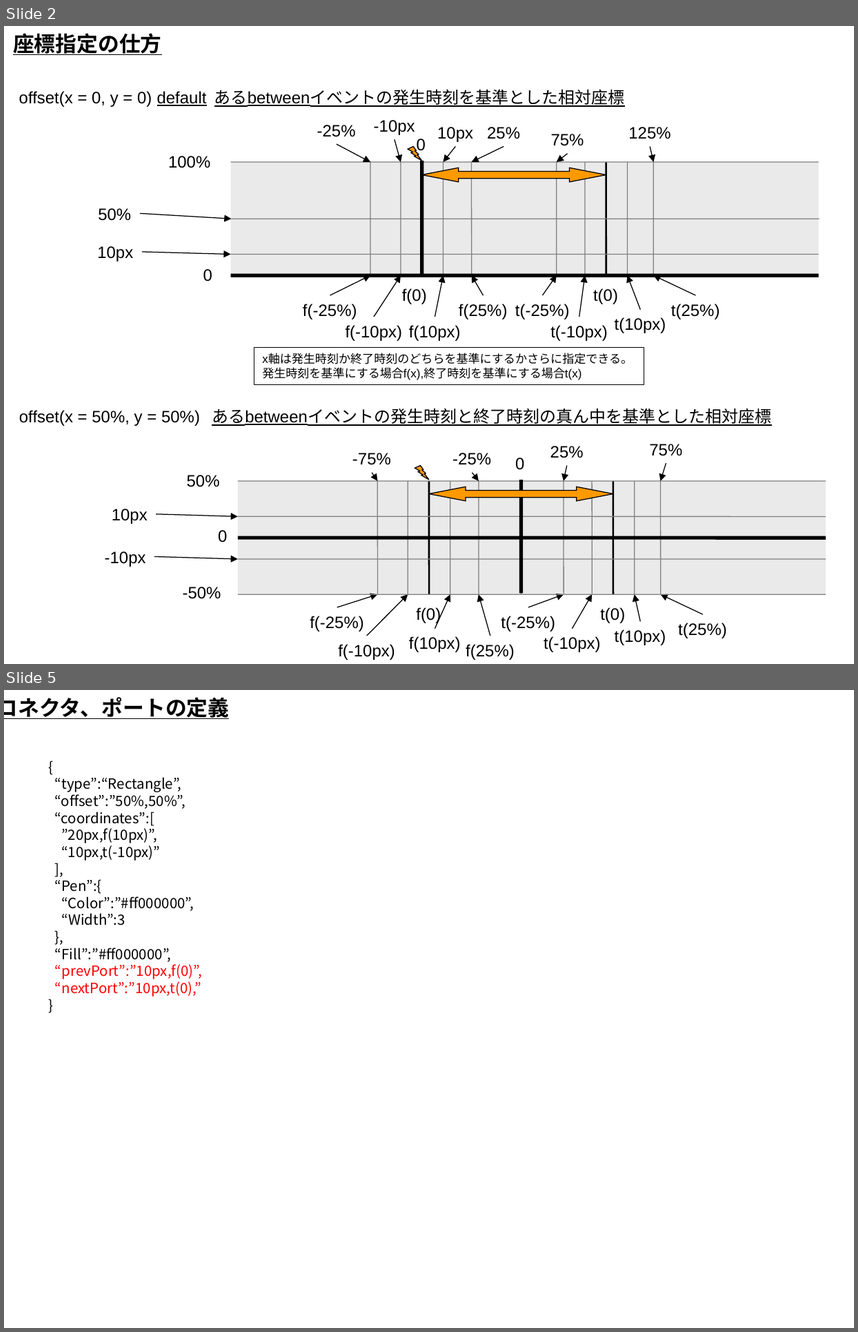
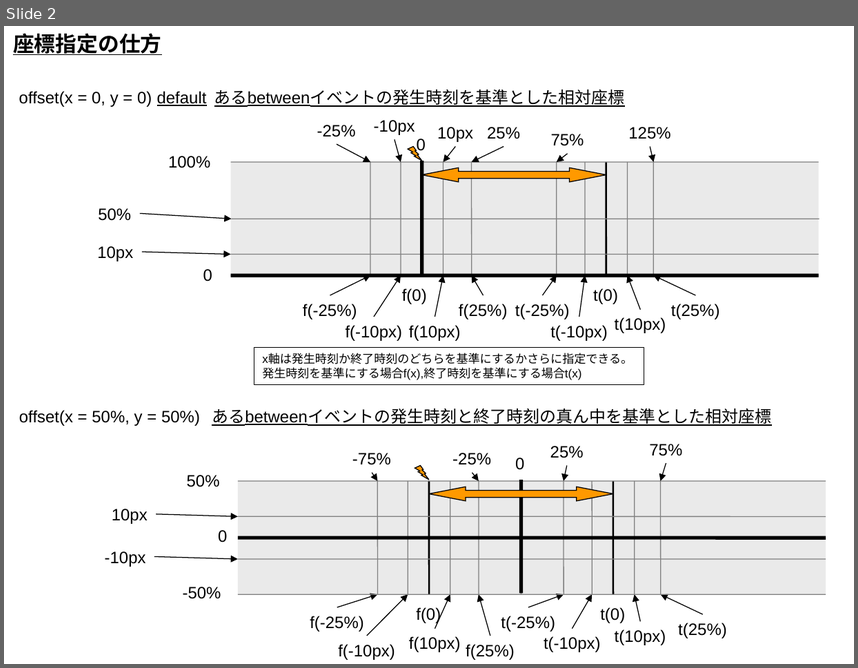
Before and after one commit to YixiaoLi/tlv4mc, a slide deck: TLV/doc/設計/可視化ルール構想.ppt. Shown one above the other, each under a label of ours: slides 2 and 5 before the commit, slide 2 after it; the slides between them are not shown. The pictures are 858x1332 and 858x668 pixels, drawn with LibreOffice and Linux fonts; fonts in the diff are those of the drawing. Boxes give left, top, right and bottom in pixels: in the first picture for what was removed or moved away, otherwise in the second. Text is boxed around its words. In the diff, an @@ line names an element or a change of style, - is before the commit and + after.

```diff
--- a/TLV/doc/設計/可視化ルール構想.ppt
+++ b/TLV/doc/設計/可視化ルール構想.ppt
@@ slide 5 removed at box(4, 690, 854, 1328), background #FFFFFF @@
@@ text removed at box(4, 697, 230, 719) @@
-コネクタ、ポートの定義
@@ text removed at box(55, 777, 202, 996) @@
-{
-“type”:“Rectangle”,
-“offset”:”50%,50%”,
-“coordinates”:[
-”20px,f(10px)”,
-“10px,t(-10px)”
-],
-“Pen”:{
-“Color”:”#ff000000”,
-“Width”:3
-},
-“Fill”:”#ff000000”,
-“prevPort”:”10px,f(0)”,
-“nextPort”:”10px,t(0),”
-}
```
Also in this commit, not shown: 2 slides changed, 4 slides added, 2 other slides removed, 1 other file.
